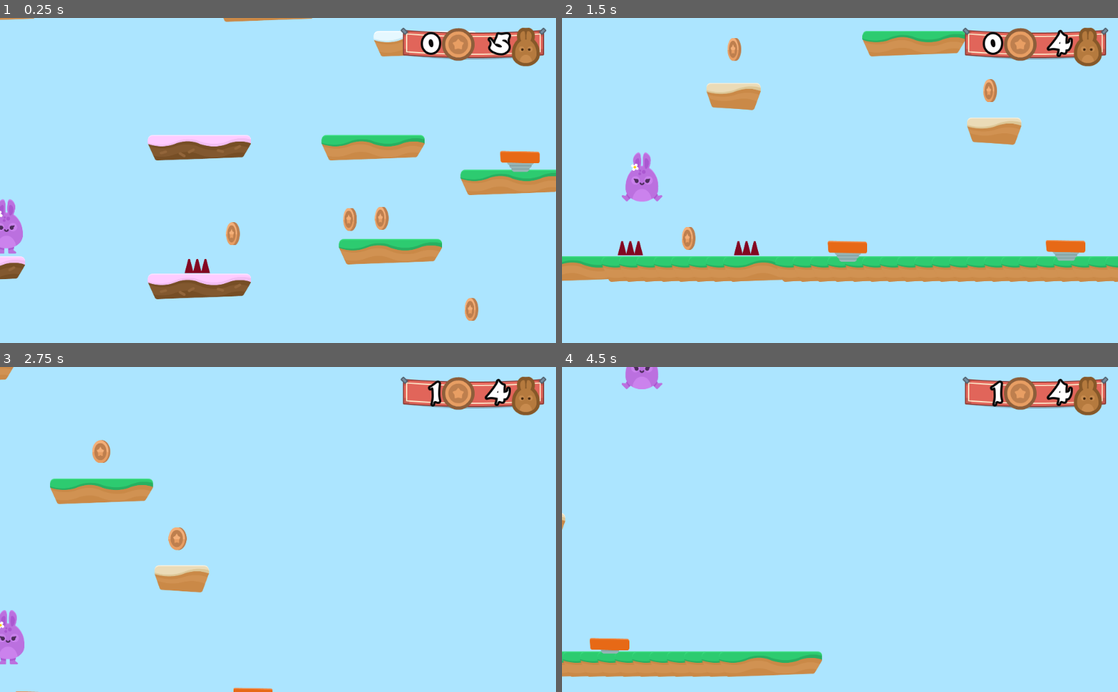
Above: before the commit, frames 1-4 (two rows, left to right).
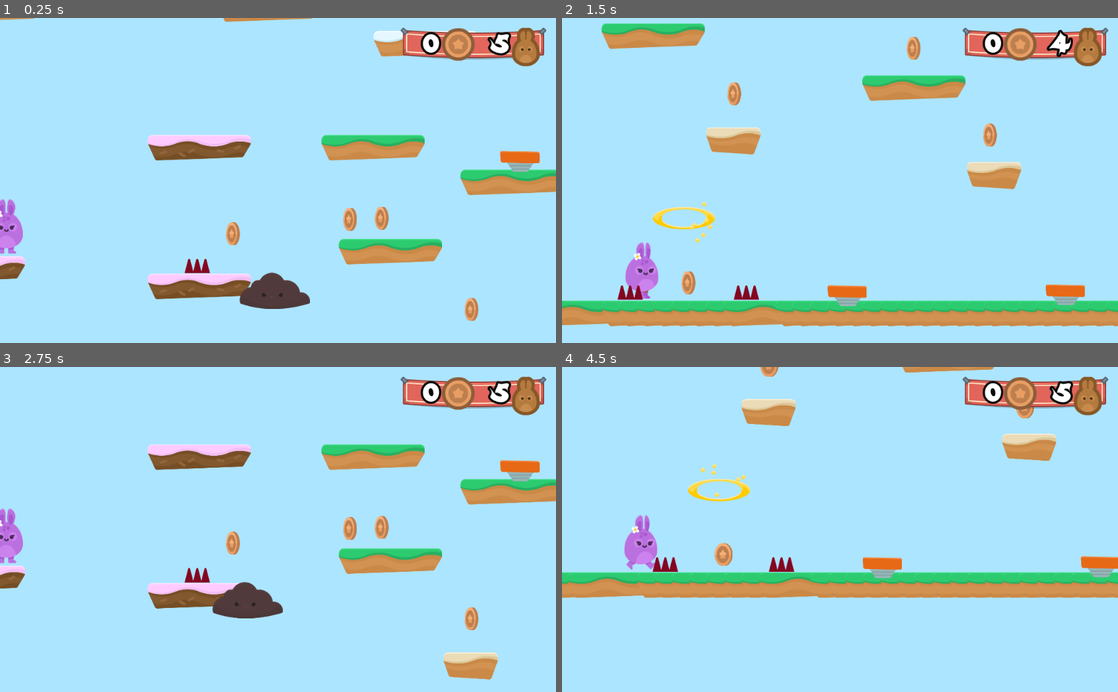
Above: after the commit, the same moments.

Repository: PatrykDagiel/GodotProjects
Game: Godot game, scene res://Levels/Level1.tscn
Two runs of this game, one before a commit and one after it. Both use one fixed random seed, a clock stepped at 60 frames per second and the inputs below.
Inputs (mouse positions are in pixels of both pictures, inside the frame that each line leads up to):
- Up to frame 1 (0.25 s): no input
- Up to frame 2 (1.5 s): hold D (right) from 0.53 s (still down); tap W (jump) at 0.77 s
- Up to frame 3 (2.75 s): tap W (jump) at 1.52 s; release D (right) at 2 s; click (172, 575) at 2.02 s
- Up to frame 4 (4.5 s): hold A (left) 2.78-3.53 s; hold D (right) from 3.53 s (still down); tap W (jump) at 3.77 s

The runs differ from the first frame. In frame 1, 1.0% of the frame differs, in the area x 43-56%, y 78-90%; in frame 2, 26%, in the area x 0-100%, y 1-95%; in frame 3, 13%; in frame 4, 17%.

Commit message:
First Part HD v9

Diff:
--- /dev/null
+++ b/HoppyDays/Items/Portal.gd
@@ -0,0 +1,7 @@
+extends Node2D
+
+
+
+
+func _on_Area2D_body_entered(body):
+	get_tree().call_group("Gamestate", "win_game") # Replace with function body.
--- /dev/null
+++ b/HoppyDays/Items/Portal.tscn
@@ -0,0 +1,56 @@
+[gd_scene load_steps=7 format=2]
+
+[ext_resource path="res://GFX/Items/portal_yellow.png" type="Texture" id=1]
+[ext_resource path="res://GFX/Particles/portal_yellowParticle.png" type="Texture" id=2]
+[ext_resource path="res://Items/Portal.gd" type="Script" id=3]
+
+[sub_resource type="RectangleShape2D" id=1]
+extents = Vector2( 115.688, 41.9591 )
+
+[sub_resource type="Animation" id=2]
+resource_name = "PortalStretch"
+length = 2.0
+step = 1.0
+tracks/0/type = "value"
+tracks/0/path = NodePath(".:scale")
+tracks/0/interp = 1
+tracks/0/loop_wrap = true
+tracks/0/imported = false
+tracks/0/enabled = true
+tracks/0/keys = {
+"times": PoolRealArray( 0, 1 ),
+"transitions": PoolRealArray( 1, 1 ),
+"update": 0,
+"values": [ Vector2( 1, 1 ), Vector2( 1.25, 1 ) ]
+}
+
+[sub_resource type="ParticlesMaterial" id=3]
+emission_shape = 1
+emission_sphere_radius = 96.0
+flag_disable_z = true
+gravity = Vector3( 0, 0, 0 )
+initial_velocity = 15.0
+orbit_velocity = 0.2
+orbit_velocity_random = 0.0
+
+[node name="Portal" type="Node2D"]
+script = ExtResource( 3 )
+
+[node name="Area2D" type="Area2D" parent="."]
+collision_layer = 0
+
+[node name="Sprite" type="Sprite" parent="Area2D"]
+texture = ExtResource( 1 )
+
+[node name="CollisionShape2D" type="CollisionShape2D" parent="Area2D"]
+shape = SubResource( 1 )
+
+[node name="AnimationPlayer" type="AnimationPlayer" parent="Area2D"]
+anims/PortalStretch = SubResource( 2 )
+
+[node name="Particles2D" type="Particles2D" parent="Area2D"]
+amount = 18
+lifetime = 2.0
+process_material = SubResource( 3 )
+texture = ExtResource( 2 )
+[connection signal="body_entered" from="Area2D" to="." method="_on_Area2D_body_entered"]
--- a/HoppyDays/Levels/GameState.gd
+++ b/HoppyDays/Levels/GameState.gd
@@ -34,3 +34,6 @@
 
 func end_game():
 	get_tree().change_scene("res://Levels/EndGame.tscn")
+
+func win_game():
+	get_tree().change_scene("res://Levels/Victory.tscn")
--- a/HoppyDays/Levels/Level1.tscn
+++ b/HoppyDays/Levels/Level1.tscn
@@ -9,6 +9,8 @@
 [ext_resource path="res://GUI/GUI.tscn" type="PackedScene" id=7]
 [ext_resource path="res://Items/Coin.tscn" type="PackedScene" id=8]
 [ext_resource path="res://NPCs/Spikeman.tscn" type="PackedScene" id=9]
+[ext_resource path="res://NPCs/Cloud.tscn" type="PackedScene" id=10]
+[ext_resource path="res://Items/Portal.tscn" type="PackedScene" id=11]
 
 [node name="Level1" type="Node2D"]
 script = ExtResource( 6 )
@@ -91,4 +93,10 @@
 [node name="Spikeman" parent="NPCs" instance=ExtResource( 9 )]
 position = Vector2( 836.158, 1581.22 )
 
+[node name="Cloud" parent="NPCs" instance=ExtResource( 10 )]
+position = Vector2( 1554.85, 832.219 )
+
+[node name="Portal" parent="." instance=ExtResource( 11 )]
+position = Vector2( 2030.89, 1359.63 )
+
 [editable path="Player"]
--- /dev/null
+++ b/HoppyDays/Levels/Victory.tscn
@@ -0,0 +1,25 @@
+[gd_scene load_steps=2 format=2]
+
+[ext_resource path="res://Levels/EndGame.tscn" type="PackedScene" id=1]
+
+[node name="Victory" instance=ExtResource( 1 )]
+
+[node name="VBoxContainer" parent="CenterContainer" index="0"]
+margin_left = 223.0
+margin_right = 801.0
+
+[node name="Label" parent="CenterContainer/VBoxContainer" index="0"]
+margin_right = 578.0
+text = "You win!"
+
+[node name="HBoxContainer" parent="CenterContainer/VBoxContainer" index="1"]
+margin_right = 578.0
+
+[node name="RestartButton" parent="CenterContainer/VBoxContainer/HBoxContainer" index="0"]
+margin_left = 66.0
+margin_right = 118.0
+
+[node name="Label" parent="CenterContainer/VBoxContainer/HBoxContainer" index="1"]
+margin_left = 122.0
+margin_right = 512.0
+text = "Play Again!"
--- /dev/null
+++ b/HoppyDays/NPCs/Cloud.gd
@@ -0,0 +1,17 @@
+extends Node2D
+
+var timeout = false;
+
+func _process(delta):
+	if $Sprite/RayCast2D.is_colliding():
+		fire()
+
+func fire():
+	if not timeout:
+		$Sprite/RayCast2D.add_child(load("res://NPCs/Lightning.tscn").instance())
+		$Sprite/Timer.start()
+		timeout = true
+
+
+func _on_Timer_timeout():
+	timeout = false
--- /dev/null
+++ b/HoppyDays/NPCs/Cloud.tscn
@@ -0,0 +1,41 @@
+[gd_scene load_steps=4 format=2]
+
+[ext_resource path="res://GFX/Enemies/cloud.png" type="Texture" id=1]
+[ext_resource path="res://NPCs/Cloud.gd" type="Script" id=2]
+
+[sub_resource type="Animation" id=1]
+resource_name = "CloudDrigt"
+length = 8.0
+loop = true
+step = 1.0
+tracks/0/type = "value"
+tracks/0/path = NodePath(".:position")
+tracks/0/interp = 1
+tracks/0/loop_wrap = true
+tracks/0/imported = false
+tracks/0/enabled = true
+tracks/0/keys = {
+"times": PoolRealArray( 0, 2, 6 ),
+"transitions": PoolRealArray( 1, 1, 1 ),
+"update": 0,
+"values": [ Vector2( 0, 0 ), Vector2( -500, 0 ), Vector2( 500, 0 ) ]
+}
+
+[node name="Cloud" type="Node2D"]
+script = ExtResource( 2 )
+
+[node name="Sprite" type="Sprite" parent="."]
+self_modulate = Color( 0.356863, 0.243137, 0.243137, 1 )
+texture = ExtResource( 1 )
+
+[node name="AnimationPlayer" type="AnimationPlayer" parent="Sprite"]
+autoplay = "CloudDrigt"
+anims/CloudDrigt = SubResource( 1 )
+
+[node name="Timer" type="Timer" parent="Sprite"]
+
+[node name="RayCast2D" type="RayCast2D" parent="Sprite"]
+position = Vector2( 0, 60 )
+enabled = true
+cast_to = Vector2( 0, 750 )
+[connection signal="timeout" from="Sprite/Timer" to="." method="_on_Timer_timeout"]
--- /dev/null
+++ b/HoppyDays/NPCs/Lightning.gd
@@ -0,0 +1,22 @@
+extends Node2D
+
+const SPEED = 300
+
+func _ready():
+	set_as_toplevel(true)
+	global_position = get_parent().global_position
+
+
+func _on_VisibilityNotifier2D_screen_exited():
+	queue_free()
+
+func _process(delta):
+	position.y += SPEED * delta
+	manage_collision()
+
+func manage_collision():
+	var collider = $Area2D.get_overlapping_bodies()
+	for object in collider:
+		if object.name == "Player":
+			get_tree().call_group("Gamestate", "hurt")
+		queue_free()
--- /dev/null
+++ b/HoppyDays/NPCs/Lightning.tscn
@@ -0,0 +1,34 @@
+[gd_scene load_steps=6 format=2]
+
+[ext_resource path="res://GFX/Particles/lighting_blue.png" type="Texture" id=1]
+[ext_resource path="res://GFX/Particles/lighting_yellow.png" type="Texture" id=2]
+[ext_resource path="res://NPCs/Lightning.gd" type="Script" id=3]
+
+[sub_resource type="SpriteFrames" id=1]
+animations = [ {
+"frames": [ ExtResource( 1 ), ExtResource( 2 ) ],
+"loop": true,
+"name": "default",
+"speed": 5.0
+} ]
+
+[sub_resource type="RectangleShape2D" id=2]
+extents = Vector2( 28.5312, 57.8369 )
+
+[node name="Lightning" type="Node2D"]
+script = ExtResource( 3 )
+
+[node name="Area2D" type="Area2D" parent="."]
+collision_layer = 4
+collision_mask = 3
+
+[node name="AnimatedSprite" type="AnimatedSprite" parent="Area2D"]
+frames = SubResource( 1 )
+frame = 1
+playing = true
+
+[node name="CollisionShape2D" type="CollisionShape2D" parent="Area2D"]
+shape = SubResource( 2 )
+
+[node name="VisibilityNotifier2D" type="VisibilityNotifier2D" parent="Area2D"]
+[connection signal="screen_exited" from="Area2D/VisibilityNotifier2D" to="." method="_on_VisibilityNotifier2D_screen_exited"]
Not shown: 1 places in HoppyDays/Levels/Level1.tscn that only renumber resources
